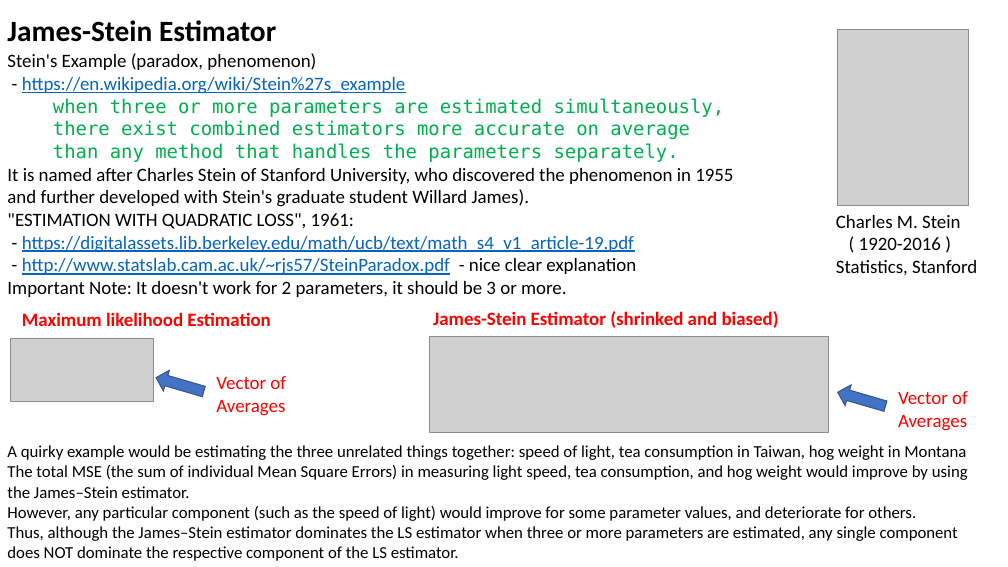
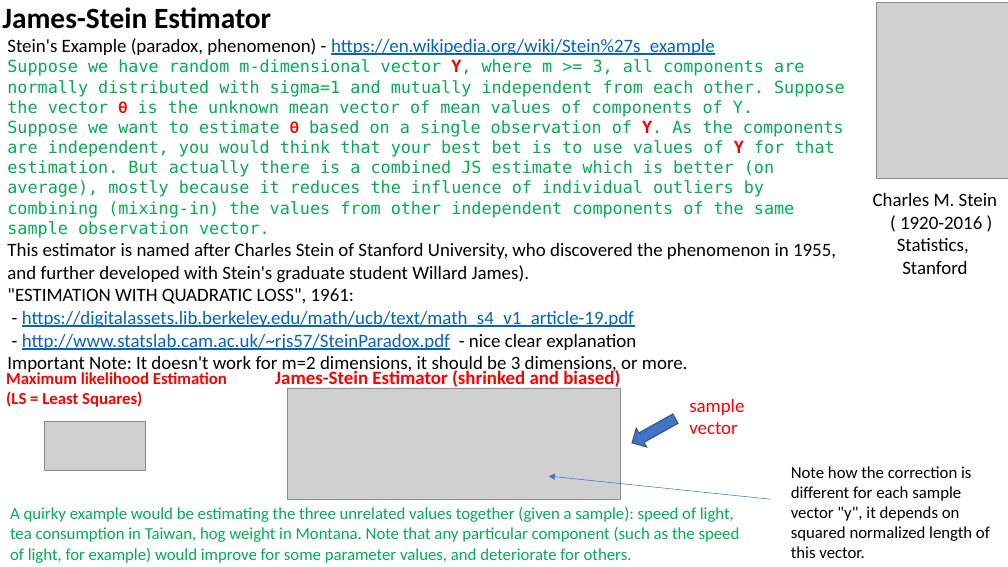
Before and after one commit to lselector/ml_ai_doc, a slide deck: slide 1 of Stein_Estimator.pptx. Drawn at 1008x567 pixels with LibreOffice and Linux fonts; fonts in the diff are those of the drawing; grey boxes stand for pictures. Boxes give left, top, right and bottom in pixels: in the first picture for what was removed or moved away, otherwise in the second. Text is boxed around its words. In the diff, an @@ line names an element or a change of style, - is before the commit and + after.

Commit message:
Updated Stein_Estimator

```diff
--- a/Stein_Estimator.pptx
+++ b/Stein_Estimator.pptx
@@ text "James-Stein Estimator": place and size @@
-text "James-Stein Estimator" at [7, 20, 276, 42]
+text "James-Stein Estimator" at [2, 7, 271, 29]
@@ text "Stein's Example (paradox, phenomenon) - ...": place and size @@
-text "Stein's Example (paradox, phenomenon) - ..." at [7, 53, 733, 297]
+text "Stein's Example (paradox, phenomenon) - ..." at [7, 38, 845, 375]
@@ picture: place and size @@
-picture at [837, 29, 968, 205]
+picture at [877, 3, 1008, 178]
@@ text at [7, 38, 845, 283]: text changed; size 18 to 16 pt; font Calibri to DejaVu Sans Mono; text colour #000000 to #00B050 @@
-Stein's Example (paradox, phenomenon)
-- https://en.wikipedia.org/wiki/Stein%27s_example
-when three or more parameters are estimated simultaneously,
-there exist combined estimators more accurate on average
-than any method that handles the parameters separately.
-It is named after Charles Stein of Stanford University, who discovered the phenomenon in 1955
-and further developed with Stein's graduate student Willard James).
+Stein's Example (paradox, phenomenon) - https://en.wikipedia.org/wiki/Stein%27s_example
+Suppose we have random m-dimensional vector Y, where m >= 3, all components are normally distributed with sigma=1 and mutually independent from each other. Suppose the vector θ is the unknown mean vector of mean values of components of Y.
+Suppose we want to estimate θ based on a single observation of Y. As the components are independent, you would think that your best bet is to use values of Y for that estimation. But actually there is a combined JS estimate which is better (on average), mostly because it reduces the influence of individual outliers by combining (mixing-in) the values from other independent components of the same sample observation vector.
+This estimator is named after Charles Stein of Stanford University, who discovered the phenomenon in 1955, and further developed with Stein's graduate student Willard James).
@@ text "Charles M. Stein": place and size @@
-text "Charles M. Stein" at [836, 215, 977, 275]
+text "Charles M. Stein" at [873, 193, 997, 274]
@@ text at [873, 193, 997, 229]: alignment left to centre @@
@@ text at [897, 238, 969, 274]: text changed @@
-Statistics, Stanford
+Statistics,
+Stanford
@@ text at [7, 356, 688, 375]: text changed @@
-Important Note: It doesn't work for 2 parameters, it should be 3 or more.
+Important Note: It doesn't work for m=2 dimensions, it should be 3 dimensions, or more.
@@ picture removed at [11, 338, 154, 401] @@
@@ picture removed at [430, 337, 829, 432] @@
@@ text "Maximum likelihood Estimation": place and size @@
-text "Maximum likelihood Estimation" at [22, 312, 270, 326]
+text "Maximum likelihood Estimation" at [6, 370, 227, 407]
@@ text at [6, 370, 227, 384]: size 18 to 16 pt in "Maximum likelihood Estimation" @@
@@ text "James-Stein Estimator (shrinked and biased)" rewrapped from [433, 311, 779, 328] to [275, 368, 620, 389] @@
@@ picture added at [288, 388, 621, 499] @@
@@ right arrow removed at [835, 382, 889, 416] @@
@@ text at [6, 391, 142, 407]: paragraph added @@
+(LS = Least Squares)
@@ right arrow at [627, 410, 681, 452]: rotation 196 to 150 degrees @@
@@ text at [689, 399, 744, 434]: text changed @@
-Vector of
-Averages
+sample
+vector
@@ text removed at [898, 391, 968, 431] @@
-Vector of
-Averages
@@ picture added at [45, 422, 145, 470] @@
@@ arrow added from (771, 499) to (549, 476), #4472C4 0.5 pt @@
@@ text added at [791, 466, 990, 558], 16 pt, text #000000 @@
+Note how the correction is different for each sample vector "y", it depends on squared normalized length of this vector.
@@ text at [10, 507, 740, 563]: text changed; text colour #000000 to #00B050 @@
-A quirky example would be estimating the three unrelated things together: speed of light, tea consumption in Taiwan, hog weight in Montana
-The total MSE (the sum of individual Mean Square Errors) in measuring light speed, tea consumption, and hog weight would improve by using the James–Stein estimator.
-However, any particular component (such as the speed of light) would improve for some parameter values, and deteriorate for others.
-Thus, although the James–Stein estimator dominates the LS estimator when three or more parameters are estimated, any single component does NOT dominate the respective component of the LS estimator.
+A quirky example would be estimating the three unrelated values together (given a sample): speed of light, tea consumption in Taiwan, hog weight in Montana. Note that any particular component (such as the speed of light, for example) would improve for some parameter values, and deteriorate for others.
```
Also in this commit, not shown: 3 other slides changed, 1 other file.
